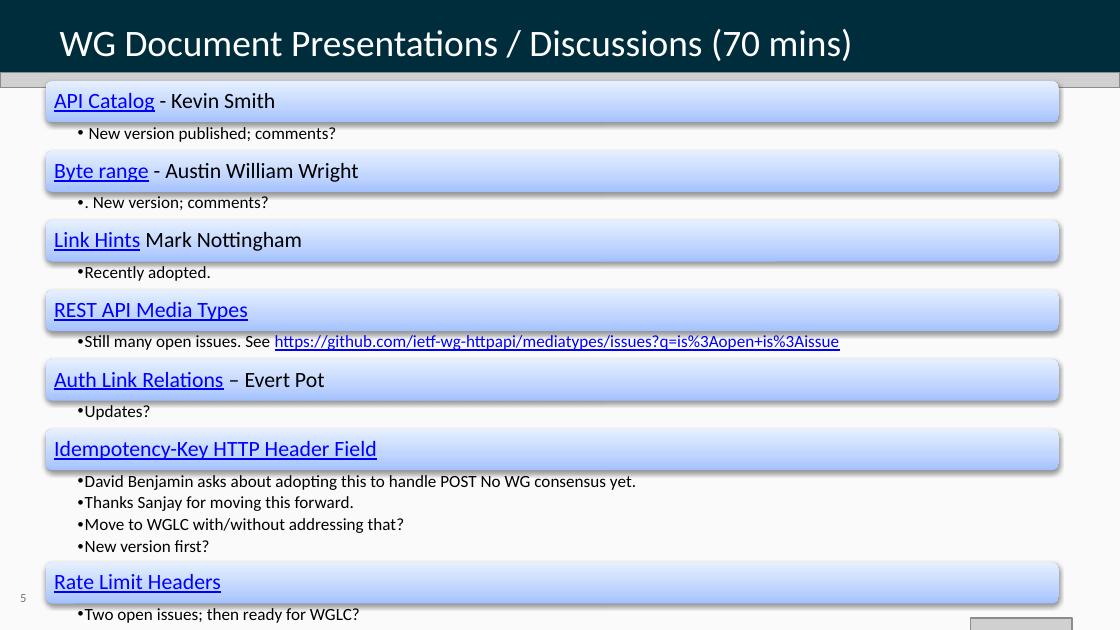
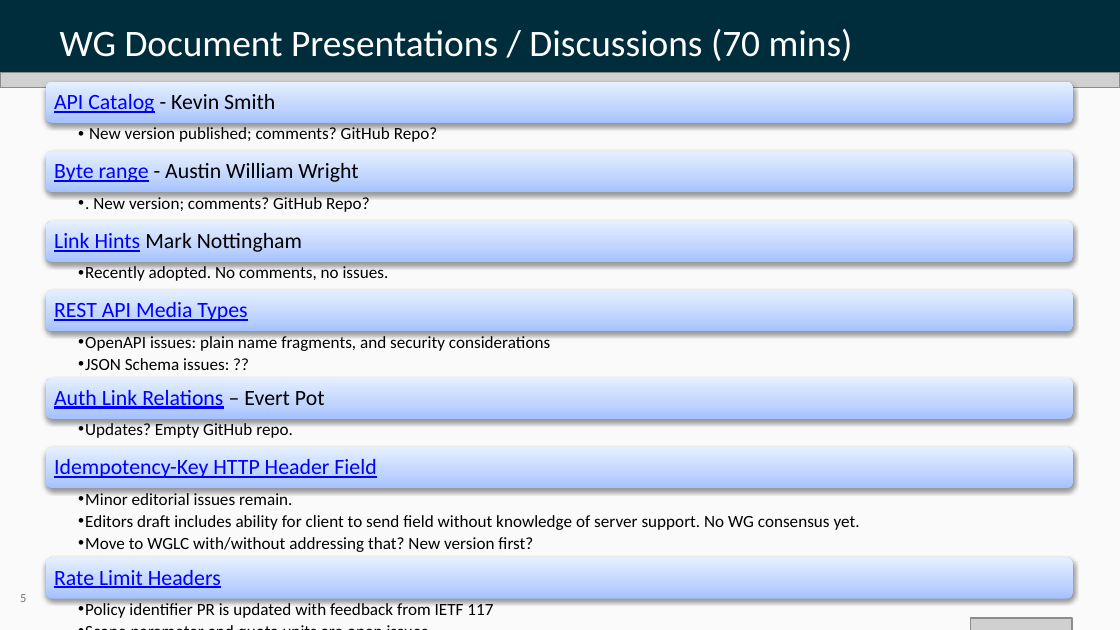
Before and after one commit to ietf-wg-httpapi/wg-materials, a slide deck: slide 8 of ietf118/chair-slides.pptx. Drawn at 1120x630 pixels with LibreOffice and Linux fonts; fonts in the diff are those of the drawing; grey boxes stand for pictures. Boxes give left, top, right and bottom in pixels: in the first picture for what was removed or moved away, otherwise in the second. Text is boxed around its words. In the diff, an @@ line names an element or a change of style, - is before the commit and + after.

```diff
--- a/ietf118/chair-slides.pptx
+++ b/ietf118/chair-slides.pptx
@@ rounded rectangle: place and size @@
-rounded rectangle at (46,82,1060,123)
+rounded rectangle at (46,82,1074,123)
@@ text at (89,126,437,142): text changed @@
-  • New version published; comments?
+  • New version published; comments? GitHub Repo?
@@ rounded rectangle: place and size @@
-rounded rectangle at (46,151,1060,193)
+rounded rectangle at (46,151,1074,193)
@@ text at (93,195,370,212): text changed @@
-  • . New version; comments?
+  • . New version; comments? GitHub Repo?
@@ rounded rectangle: place and size @@
-rounded rectangle at (46,221,1060,262)
+rounded rectangle at (46,221,1074,262)
@@ text at (78,264,389,281): text changed @@
-  • Recently adopted.
+  • Recently adopted. No comments, no issues.
@@ rounded rectangle: place and size @@
-rounded rectangle at (46,290,1060,332)
+rounded rectangle at (46,290,1074,332)
@@ text removed at (78,333,840,353) @@
-  • Still many open issues. See https://github.com/ietf-wg-httpapi/mediatypes/issues?q=is%3Aopen+is%3Aissue
@@ text added at (78,333,550,370), 11 pt, text #000000 @@
+  • OpenAPI issues: plain name fragments, and security considerations
+  • JSON Schema issues: ??
@@ rounded rectangle: place and size @@
-rounded rectangle at (46,360,1060,401)
+rounded rectangle at (46,377,1074,419)
@@ text "Auth Link Relations – Evert ...": place and size @@
-text "Auth Link Relations – Evert ..." at (54,372,325,390)
+text "Auth Link Relations – Evert ..." at (54,390,325,409)
@@ rounded rectangle: place and size @@
-rounded rectangle at (46,429,1060,470)
+rounded rectangle at (46,447,1074,488)
@@ text "Idempotency-Key HTTP Header Field": place and size @@
-text "Idempotency-Key HTTP Header Field" at (54,441,376,460)
+text "Idempotency-Key HTTP Header Field" at (54,459,376,478)
@@ text at (78,420,293,438): text changed @@
-  • Updates?
+  • Updates? Empty GitHub repo.
@@ text at (78,490,860,552): text changed @@
-  • David Benjamin asks about adopting this to handle POST No WG consensus yet.
-  • Thanks Sanjay for moving this forward.
-  • Move to WGLC with/without addressing that?
-  • New version first?
+  • Minor editorial issues remain.
+  • Editors draft includes ability for client to send field without knowledge of server support. No WG consensus yet.
+  • Move to WGLC with/without addressing that? New version first?
@@ rounded rectangle: place and size @@
-rounded rectangle at (46,562,1060,604)
+rounded rectangle at (46,558,1074,599)
@@ text "Rate Limit Headers": place and size @@
-text "Rate Limit Headers" at (54,574,221,593)
+text "Rate Limit Headers" at (54,570,221,588)
@@ text removed at (78,605,360,623) @@
-  • Two open issues; then ready for WGLC?
-  • One is policy identifier.
@@ text added at (78,600,493,618), 11 pt, text #000000 @@
+  • Policy identifier PR is updated with feedback from IETF 117
+  • Scope parameter and quota units are open issues.
+  • Do we need a parameter registry?
```
Also in this commit, not shown: 1 other slide changed, 1 other file.
